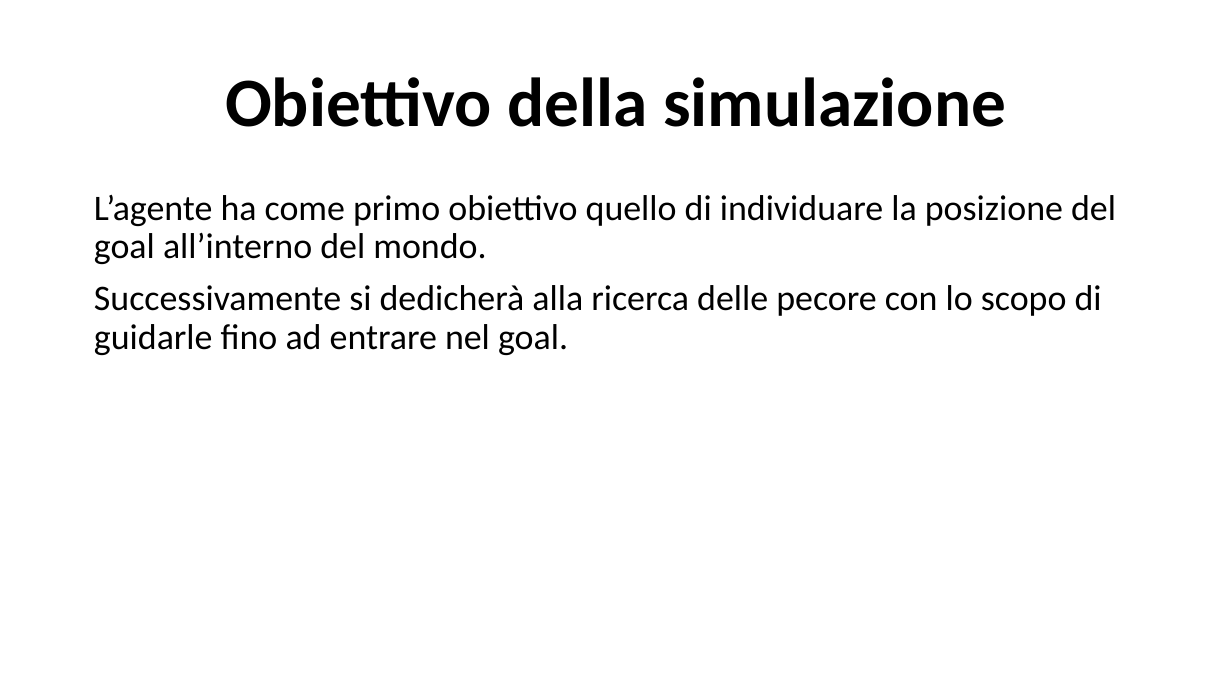
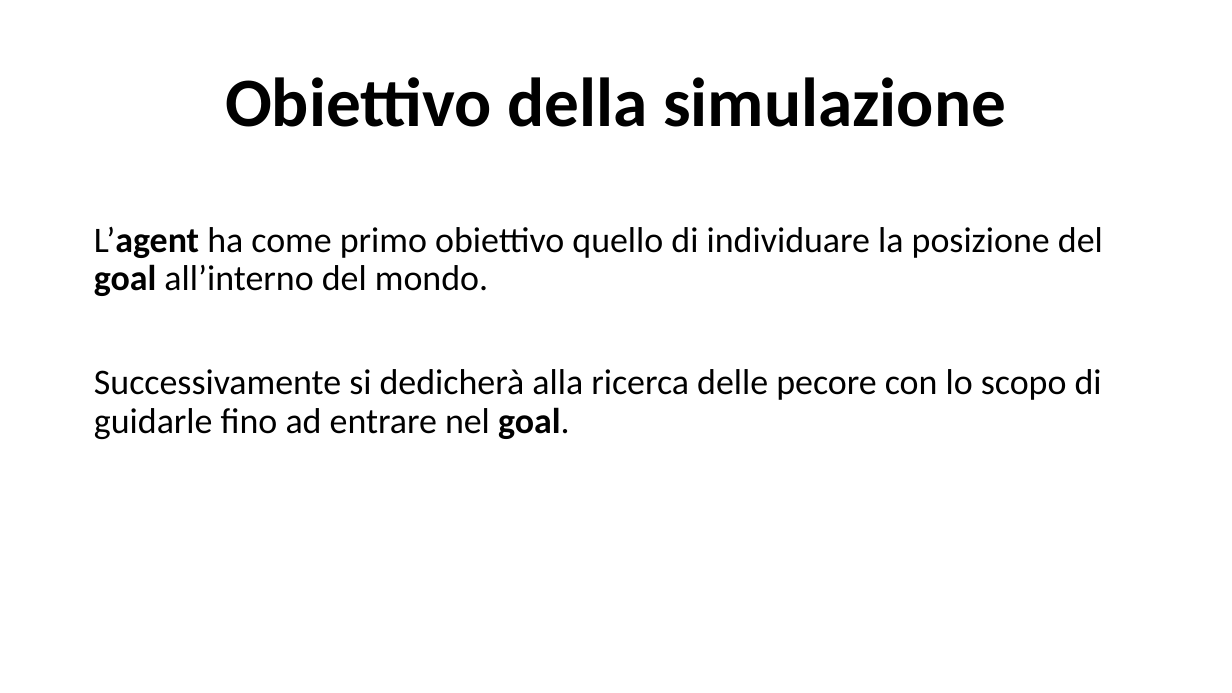
Before and after one commit to LorisNanni91/ProgettoRobotica, a slide deck: slide 3 of Presentazione progetto.pptx. Drawn at 1232x693 pixels with LibreOffice and Linux fonts; fonts in the diff are those of the drawing. Boxes give left, top, right and bottom in pixels: in the first picture for what was removed or moved away, otherwise in the second. Text is boxed around its words. In the diff, an @@ line names an element or a change of style, - is before the commit and + after.

```diff
--- a/Presentazione progetto.pptx
+++ b/Presentazione progetto.pptx
@@ text "L’agent ha come primo obiettivo ..." moved from (x1=94, y1=194, x2=1116, y2=355) to (x1=94, y1=226, x2=1103, y2=439) @@
@@ text at (x1=94, y1=226, x2=1103, y2=296): text changed @@
-L’agente ha come primo obiettivo quello di individuare la posizione del goal all’interno del mondo.
+L’agent ha come primo obiettivo quello di individuare la posizione del goal all’interno del mondo.
@@ text at (x1=94, y1=369, x2=1102, y2=439): bold on in "goal." @@
```
Also in this commit, not shown: 10 other slides changed, 1 slide added, 14 other files.
